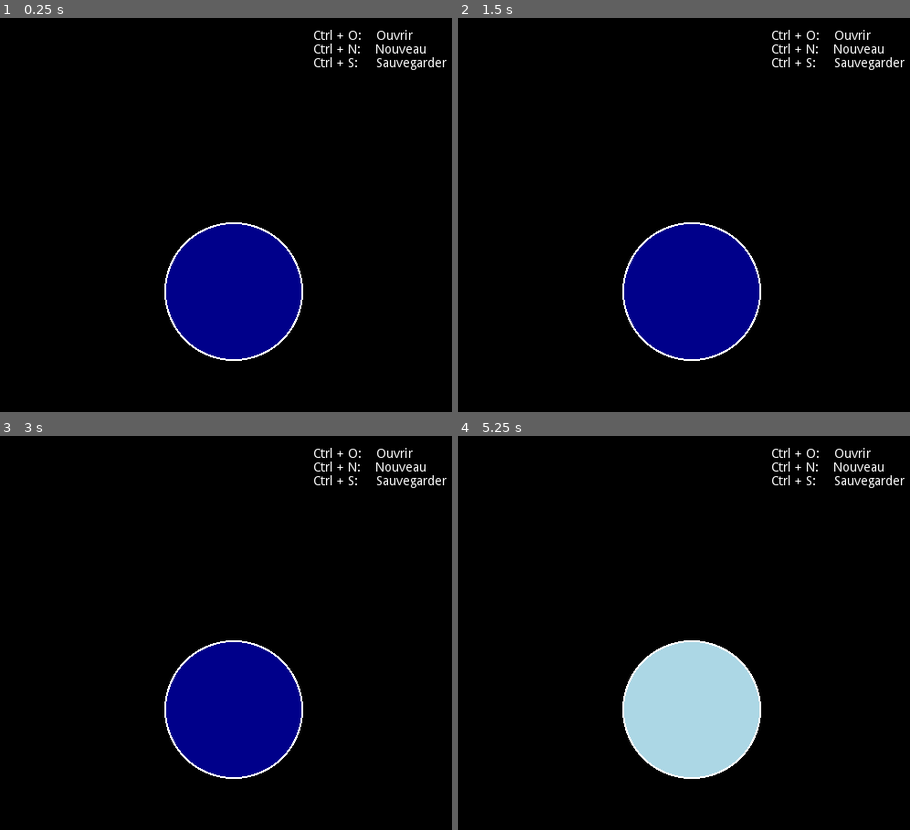
Above: before the commit, frames 1-4 (two rows, left to right).
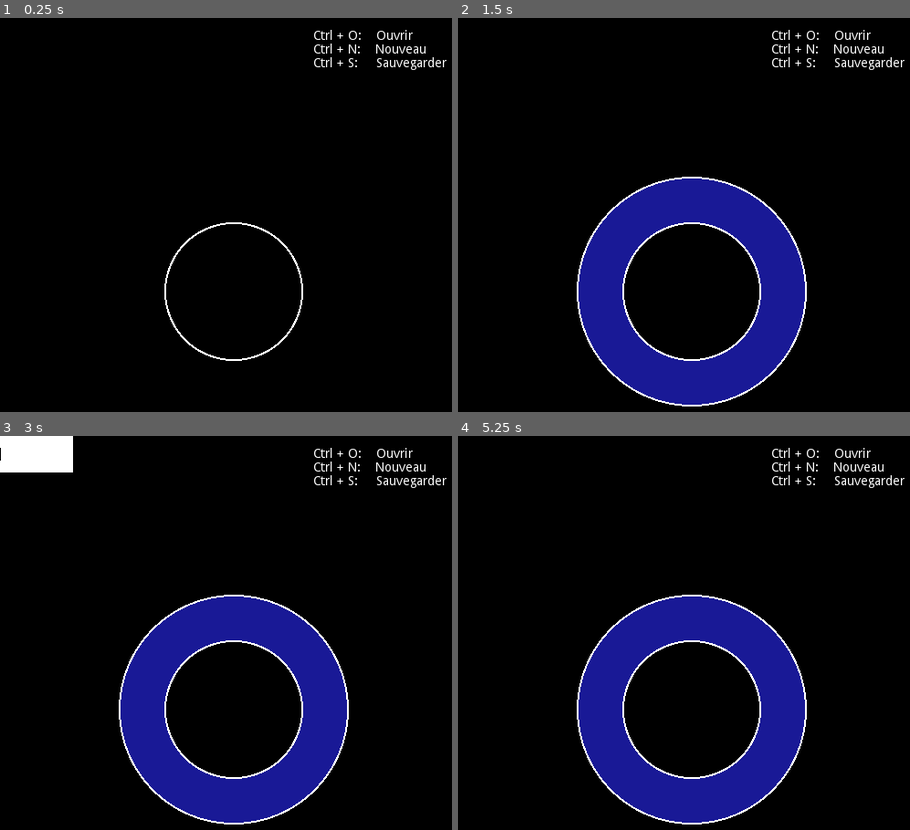
Above: after the commit, the same moments.

Repository: StrayEddy/GoMental
Game: Godot game, scene res://Main.tscn
Two runs of this game, one before a commit and one after it. Both use one fixed random seed, a clock stepped at 60 frames per second and the inputs below.
Inputs (mouse positions are in pixels of both pictures, inside the frame that each line leads up to):
- Up to frame 1 (0.25 s): no input
- Up to frame 2 (1.5 s): tap Enter (ui_accept) at 0.5, 0.6, 0.77, 1.07 s; move the mouse to (693, 289) at 0.52 s; hold Right (ui_right) 0.53-1.28 s; click (693, 289) at 0.67 s; move the mouse to (593, 317) at 1.27 s; hold Down (ui_down) from 1.28 s (still down); tap Tab at 1.35 s; click (593, 317) at 1.42 s
- Up to frame 3 (3 s): tap Enter (ui_accept) at 1.52, 1.55, 1.82, 2, 2.1, 2.75 s; move the mouse to (275, 589) at 2.02 s; release Down (ui_down) at 2.03 s; hold Right (ui_right) 2.03-2.78 s; click (275, 589) at 2.17 s; move the mouse to (203, 818) at 2.77 s; hold Up (ui_up) from 2.78 s (still down); tap Tab at 2.85 s; click (203, 818) at 2.92 s
- Up to frame 4 (5.25 s): tap Enter (ui_accept) at 3.02, 3.05, 3.32, 3.6, 3.77, 4.07, 4.52, 4.55, 4.82, 5, 5.1 s; move the mouse to (824, 790) at 3.52 s; release Up (ui_up) at 3.53 s; hold Left (ui_left) 3.53-5.03 s; click (824, 790) at 3.67 s; move the mouse to (548, 629) at 4.27 s; tap Tab at 4.35 s; click (548, 629) at 4.42 s; move the mouse to (711, 707) at 5.02 s; hold Down (ui_down) from 5.03 s (still down); click (711, 707) at 5.17 s

The runs differ from the first frame. In frame 1, 8.0% of the frame differs, in the area x 36-67%, y 52-87%; in frame 2, 23%; in frame 3, 24%, in the area x 0-78%, y 0-99%; in frame 4, 23%.
Error after the commit: Invalid get index 'path' (on base: 'Nil'). (res://Diagram.gd:82)

Commit message:
Workflow is keyboard focused

Diff:
--- a/Diagram.gd
+++ b/Diagram.gd
@@ -3,14 +3,10 @@
 const ZOOM_SENSITIVITY = Vector2(.05, .05)
 
 var selected_node
+var is_typing = false
 
 func _ready():
-	pass
-
-func node_is_selected(node):
-	selected_node = node
-	$CanvasLayer/SearchBar.show()
-	put_focus_on_line_edit()
+	selected_node = $Sunburst.root.select()
 
 func put_focus_on_line_edit():
 	$CanvasLayer/SearchBar/LineEdit.clear()
@@ -20,7 +16,7 @@
 
 func add_node(text):
 	$Sunburst.add_node(text, selected_node)
-	$Sunburst.reset()
+	reset()
 
 	# Add new term
 	SearchEngine.add_term(text)
@@ -32,3 +28,55 @@
 			$Background/Camera2D.zoom += ZOOM_SENSITIVITY
 		elif event.button_index == BUTTON_WHEEL_DOWN and event.pressed:
 			$Background/Camera2D.zoom -= ZOOM_SENSITIVITY
+
+func move_selection_up():
+	if selected_node.level > 1:
+		selected_node = $Sunburst.select_node(selected_node.get_parent())
+#		reset()
+
+func move_selection_down():
+	var children = selected_node.get_nodes()
+	if children != []:
+		selected_node = $Sunburst.select_node(children[0])
+#		reset()
+
+func move_selection_left():
+	var siblings = []
+	for node in get_tree().get_nodes_in_group("Node"):
+		if node.level == selected_node.level:
+			siblings.append(node)
+
+	var selected_node_index = siblings.find(selected_node)
+	var sibling_index = (selected_node_index + 1) % siblings.size()
+	selected_node = $Sunburst.select_node(siblings[sibling_index])
+
+func move_selection_right():
+	var siblings = []
+	for node in get_tree().get_nodes_in_group("Node"):
+		if node.level == selected_node.level:
+			siblings.append(node)
+
+	var selected_node_index = siblings.find(selected_node)
+	var sibling_index = (selected_node_index - 1) % siblings.size()
+	selected_node = $Sunburst.select_node(siblings[sibling_index])
+
+func accept():
+	is_typing = false
+	$CanvasLayer/SearchBar/LineEdit.clear()
+	# Lose focus
+	$CanvasLayer/SearchBar/LineEdit.hide()
+	$CanvasLayer/SearchBar/LineEdit.show()
+
+func start_typing():
+	is_typing = true
+	$CanvasLayer/SearchBar.show()
+	put_focus_on_line_edit()
+
+func reset():
+	print("resetting...")
+	print("path = " + selected_node.path)
+	var path = selected_node.path
+	$Sunburst.reset()
+	selected_node = $Sunburst.select_node_with_path(path)
+	print("reset done")
+	print("path = " + selected_node.path)
--- a/Files.gd
+++ b/Files.gd
@@ -33,5 +33,4 @@
 	var regex = RegEx.new()
 	regex.compile("^(.*)\/\/(.*)(\/..*)$")
 	var results = regex.search_all(path)
-	print(results.size())
 	return results[1].get_string()
--- a/Main.gd
+++ b/Main.gd
@@ -1,18 +1,35 @@
 extends Node
 
 func _process(delta):
-	if Input.is_action_pressed("ui_new"):
+	if Input.is_action_just_pressed("ui_new"):
 		Global.sunburst.restart()
-	if Input.is_action_pressed("ui_open"):
+	if Input.is_action_just_pressed("ui_open"):
 		$OpenFileDialog.popup()
 		var mouse_pos = $OpenFileDialog.get_global_mouse_position()
 		$OpenFileDialog.rect_position = mouse_pos
-	if Input.is_action_pressed("ui_save"):
+	if Input.is_action_just_pressed("ui_save"):
 		$SavePopupDialog.popup()
 		$SavePopupDialog/VBoxContainer/LineEdit.text = Files.current_path
 		$SavePopupDialog/VBoxContainer/LineEdit.caret_position = Files.current_path.length()
 		var mouse_pos = $SavePopupDialog.get_global_mouse_position()
 		$SavePopupDialog.rect_position = mouse_pos
+	if Input.is_action_just_pressed("ui_up"):
+		if not $Diagram.is_typing:
+			$Diagram.move_selection_up()
+	if Input.is_action_just_pressed("ui_down"):
+		if not $Diagram.is_typing:
+			$Diagram.move_selection_down()
+	if Input.is_action_just_pressed("ui_left"):
+		if not $Diagram.is_typing:
+			$Diagram.move_selection_left()
+	if Input.is_action_just_pressed("ui_right"):
+		if not $Diagram.is_typing:
+			$Diagram.move_selection_right()
+	if Input.is_action_just_pressed("ui_accept"):
+		if not $Diagram.is_typing:
+			$Diagram.start_typing()
+		else:
+			$Diagram.accept()
 
 func _unhandled_input(event):
 	if Input.is_key_pressed(KEY_ESCAPE):
--- a/Node.gd
+++ b/Node.gd
@@ -14,11 +14,9 @@
 var start_angle = 0
 var end_angle = 2*PI
 var color_normal = Color.darkblue
-var color_hover = Color.lightblue
 var color_selected = Color.black
 
 var is_selected = false
-var is_hover = false
 
 # Called when the node enters the scene tree for the first time.
 func _ready():
@@ -28,8 +26,6 @@
 	var color = color_normal
 	if is_selected:
 		color = color_selected
-	if is_hover:
-		color = color_hover
 
 	if level > 1:
 		draw_arc(center, level*radius, start_angle, end_angle, 2048, color, width)
@@ -64,8 +60,6 @@
 		$Label.rect_pivot_offset = $Label.rect_size/2
 		$Label.set_position(label_pos, false)
 
-	build_collision_shape()
-
 func add_node(label):
 	var node = node_scene.instance()
 	node.label = label
@@ -73,8 +67,6 @@
 	node.get_node("Label").text = label
 	node.level = level+1
 	node.color_normal = color_normal.lightened(node.level/20.0)
-	node.color_hover = color_hover.lightened(node.level/20.0)
-	node.connect("is_selected", Global.diagram, "node_is_selected")
 
 	add_child(node)
 
@@ -94,8 +86,6 @@
 		child.end_angle = start_angle + (i+1)*(end_angle - start_angle) / nb_children
 #		child.color.g = color.g + 0.25*i
 #		child.color_unselected.g = color_unselected.g + 0.25*i
-#		print(child.label)
-#		print(child.color_unselected)
 		child.update()
 
 	.update()
@@ -104,43 +94,27 @@
 func get_point_on_arc(radius, angle):
 	return Vector2(radius*cos(angle), radius*sin(angle))
 
-func build_collision_shape():
-	var points = PoolVector2Array()
-	var inner_r = level*radius - width/2
-	var outer_r = level*radius + width/2
 
-	if level == 1:
-		inner_r = 0.1
+func select():
+	unselect_all_nodes()
+	is_selected = true
+	return self
 
-	for i in range(0, 9):
-		points.append(get_point_on_arc(outer_r, start_angle + i*(end_angle-start_angle)/8.0))
-
-	for i in range(0, 9):
-		points.append(get_point_on_arc(inner_r, end_angle - i*(end_angle-start_angle)/8.0))
-
-	$Area2D/CollisionPolygon2D.polygon = points
-
-func _on_Area2D_mouse_entered():
-	is_hover = true
-	update()
-	$Label.set("custom_colors/font_color", Color(0,0,0))
-
-func _on_Area2D_mouse_exited():
-	is_hover = false
-	update()
-	$Label.set("custom_colors/font_color", Color(1,1,1))
-
-func _on_Area2D_input_event(viewport, event, shape_idx):
-	if event is InputEventMouseButton:
-		if event.button_index == BUTTON_RIGHT and event.pressed:
-			unselect_all_nodes()
-			is_selected = true
-			emit_signal("is_selected", self)
-
+func unselect():
+	is_selected = false
+	return self
 
 func unselect_all_nodes():
 	for node in get_tree().get_nodes_in_group("Node"):
-		node.is_selected = false
+		node.unselect()
 
 func set_label(text):
 	$Label.text = text
+
+func get_nodes():
+	var nodes = []
+	for child in get_children():
+		if child.is_in_group("Node"):
+			nodes.append(child)
+
+	return nodes
--- a/Node.tscn
+++ b/Node.tscn
@@ -6,11 +6,6 @@
 "Node",
 ]]
 script = ExtResource( 1 )
-
-[node name="Area2D" type="Area2D" parent="."]
-
-[node name="CollisionPolygon2D" type="CollisionPolygon2D" parent="Area2D"]
-polygon = PoolVector2Array( 0, 0, 0, 0, 0, 0, 0, 0, 0, 0, 0, 0, 0, 0, 0, 0, 0, 0, 0, 0 )
 
 [node name="Label" type="Label" parent="."]
 anchor_left = 0.5
@@ -28,6 +23,3 @@
 __meta__ = {
 "_edit_use_anchors_": false
 }
-[connection signal="input_event" from="Area2D" to="." method="_on_Area2D_input_event"]
-[connection signal="mouse_entered" from="Area2D" to="." method="_on_Area2D_mouse_entered"]
-[connection signal="mouse_exited" from="Area2D" to="." method="_on_Area2D_mouse_exited"]
--- a/Sunburst.gd
+++ b/Sunburst.gd
@@ -12,7 +12,6 @@
 
 func _ready():
 	root = node_scene.instance()
-	root.connect("is_selected", Global.diagram, "node_is_selected")
 	add_child(root)
 	build_tree(root, tree.label, tree.children)
 	update_tree(tree)
@@ -27,7 +26,7 @@
 		build_tree(subnode, child.label, child.children)
 
 func add_node(label, parent_node):
-	var parent_leaf = find_leaf(tree, parent_node.path)
+	var parent_leaf = find_leaf(parent_node.path)
 	var new_leaf = {
 		"label": label,
 		"path": parent_node.path + "/" + label,
@@ -39,14 +38,14 @@
 
 func update_tree(tree):
 	self.tree = tree
-	print_the_tree(tree)
+#	print_the_tree(tree)
 	root.update()
 
-func find_leaf(branch, path):
+func find_leaf(path, branch = tree):
 	if branch.path == path:
 		return branch
 	for leaf in branch.children:
-		var l = find_leaf(leaf, path)
+		var l = find_leaf(path, leaf)
 		if l != null:
 			return l
 	return null
@@ -56,6 +55,17 @@
 		print(branch.path)
 		if not branch.children.empty():
 			print_the_tree(branch)
+
+func select_node(node):
+	node.select()
+	update_tree(tree)
+	return node
+
+func select_node_with_path(path):
+	for node in get_tree().get_nodes_in_group("Node"):
+		if node.path == path:
+			select_node(node)
+
 
 func reset():
 	root.queue_free()
